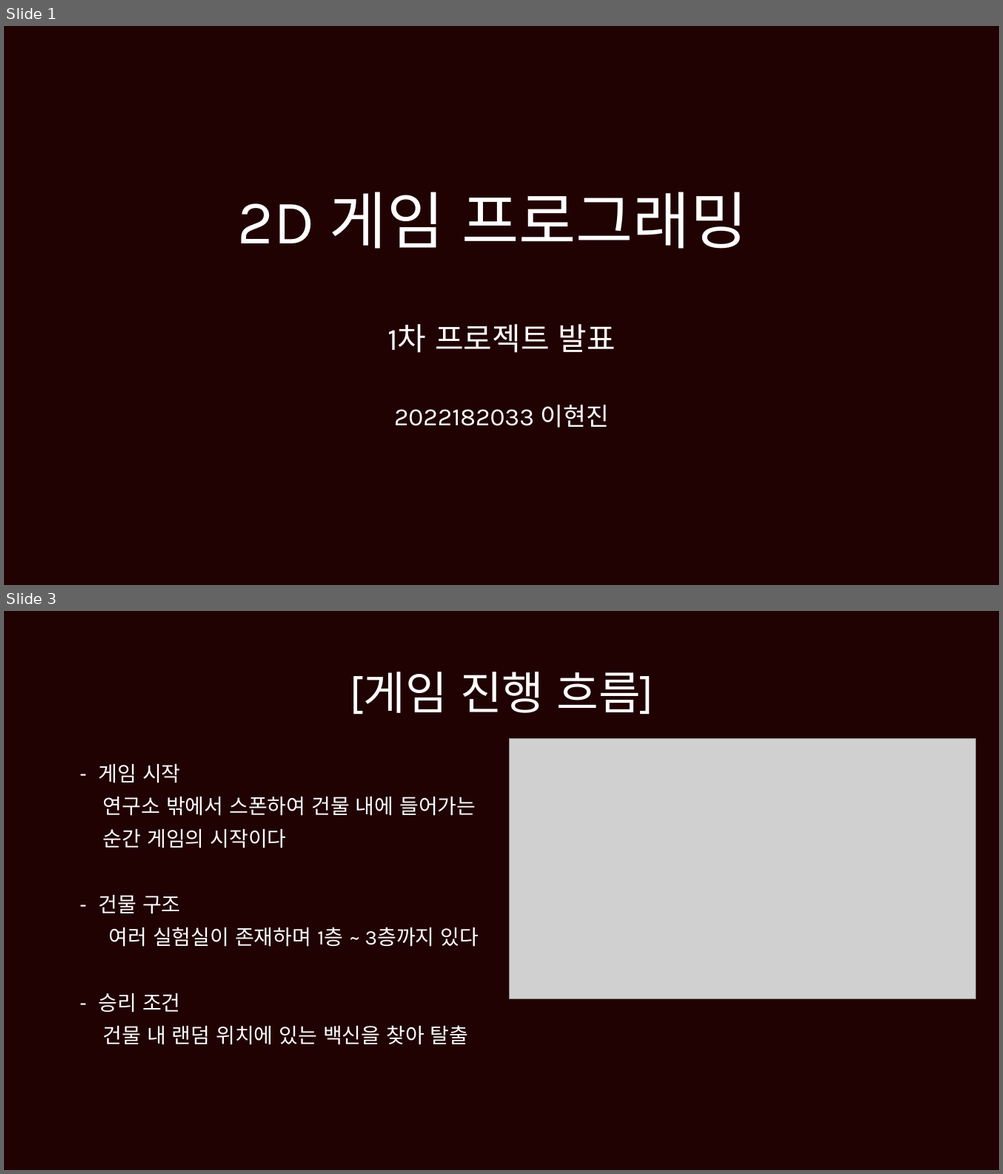
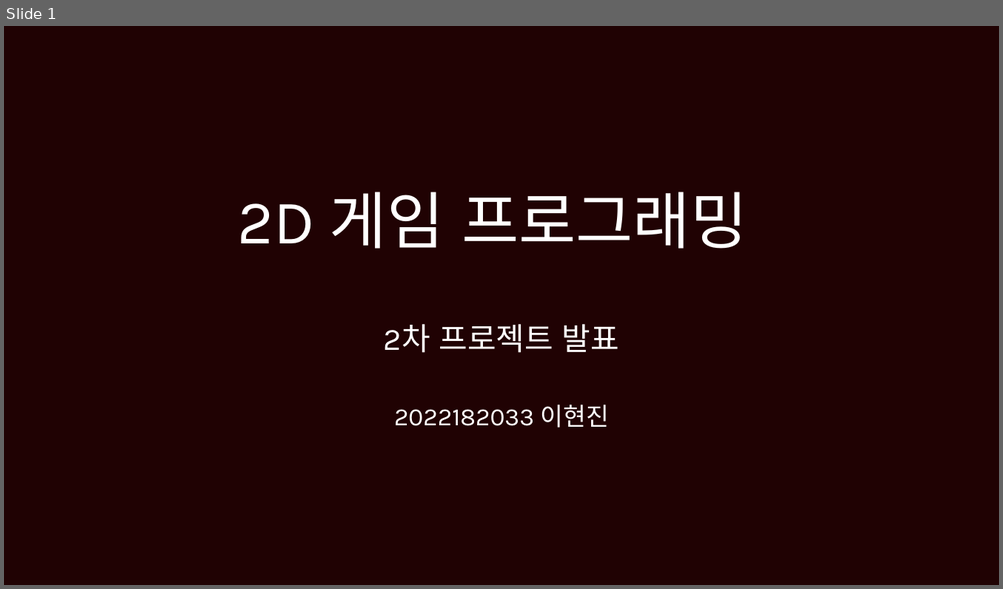
Before and after one commit to brian121612/2DGP-PROJECT, a slide deck: 2022182033_PROJECT_PRESENTATION_2.pptx. Shown one above the other, each under a label of ours: slides 1 and 3 before the commit, slide 1 after it; the slides between them are not shown. The pictures are 1003x1174 and 1003x589 pixels, drawn with LibreOffice and Linux fonts; fonts in the diff are those of the drawing; grey boxes stand for pictures. Boxes give left, top, right and bottom in pixels: in the first picture for what was removed or moved away, otherwise in the second. Text is boxed around its words. In the diff, an @@ line names an element or a change of style, - is before the commit and + after.

```diff
--- a/2022182033_PROJECT_PRESENTATION_2.pptx
+++ b/2022182033_PROJECT_PRESENTATION_2.pptx
@@ slide 3 removed at (4, 611, 999, 1170), background #200203 @@
@@ title removed at (349, 672, 654, 715) @@
-[게임 진행 흐름]
@@ picture removed at (509, 738, 976, 999) @@
@@ text removed at (99, 763, 479, 1045) @@
-– 게임 시작
-연구소 밖에서 스폰하여 건물 내에 들어가는
-순간 게임의 시작이다
-– 건물 구조
-여러 실험실이 존재하며 1층 ~ 3층까지 있다
-– 승리 조건
-건물 내 랜덤 위치에 있는 백신을 찾아 탈출
@@ slide 1 changed as well @@
@@ subtitle at (384, 324, 619, 353): text changed @@
-1차 프로젝트 발표
+2차 프로젝트 발표
```
Also in this commit, not shown: 1 other slide changed, 2 other slides removed, 6 other files.
